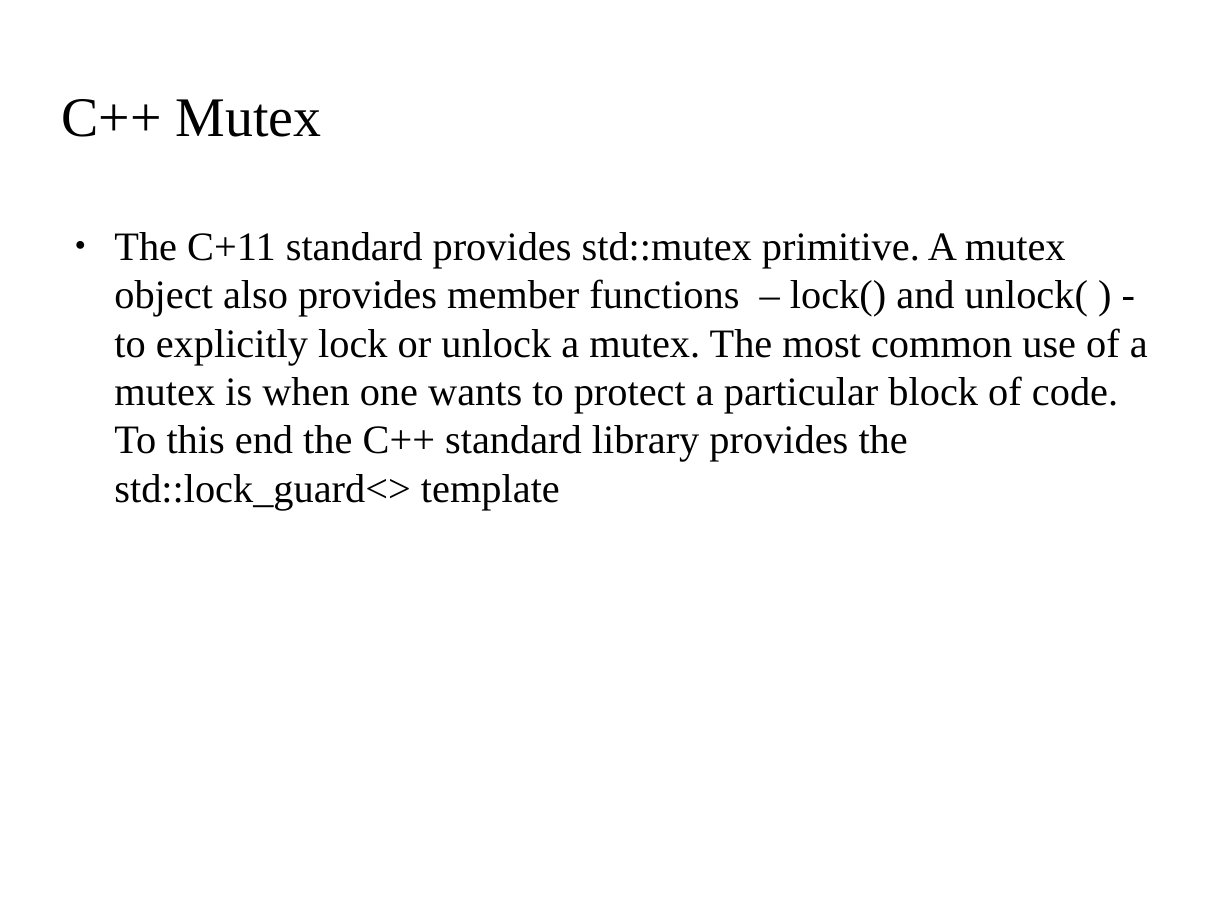
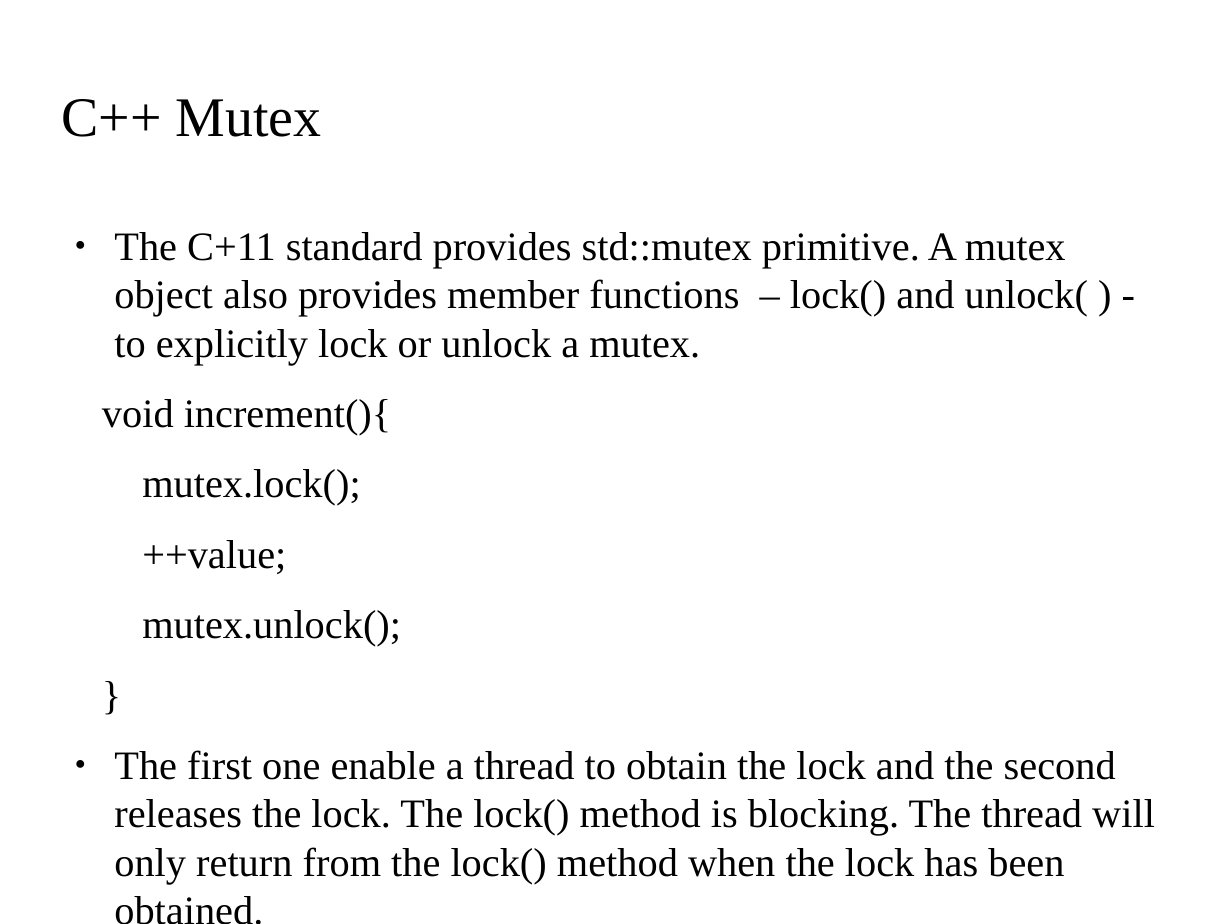
Before and after one commit to kks32/cpp-software-development, a slide deck: slide 6 of Ex13_Threads/Ex13_Threads.odp. Drawn at 1232x924 pixels with LibreOffice and Linux fonts; fonts in the diff are those of the drawing; background and template pictures are left out. Boxes give left, top, right and bottom in pixels: in the first picture for what was removed or moved away, otherwise in the second. Text is boxed around its words. In the diff, an @@ line names an element or a change of style, - is before the commit and + after.

Commit message:
Mutex, Locks, Atomics

```diff
--- a/Ex13_Threads/Ex13_Threads.odp
+++ b/Ex13_Threads/Ex13_Threads.odp
@@ text at <box>102,232,1155,884</box>: text changed @@
-● The C+11 standard provides std::mutex primitive. A mutex object also provides member functions – lock() and unlock( ) - to explicitly lock or unlock a mutex. The most common use of a mutex is when one wants to protect a particular block of code. To this end the C++ standard library provides the std::lock_guard<> template
+● The C+11 standard provides std::mutex primitive. A mutex object also provides member functions – lock() and unlock( ) - to explicitly lock or unlock a mutex.
+void increment(){
+mutex.lock();
+++value;
+mutex.unlock();
+}
+● The first one enable a thread to obtain the lock and the second releases the lock. The lock() method is blocking. The thread will only return from the lock() method when the lock has been obtained.
```
Also in this commit, not shown: 1 other slide changed, 4 slides added, 1 slide removed, 20 other files.
